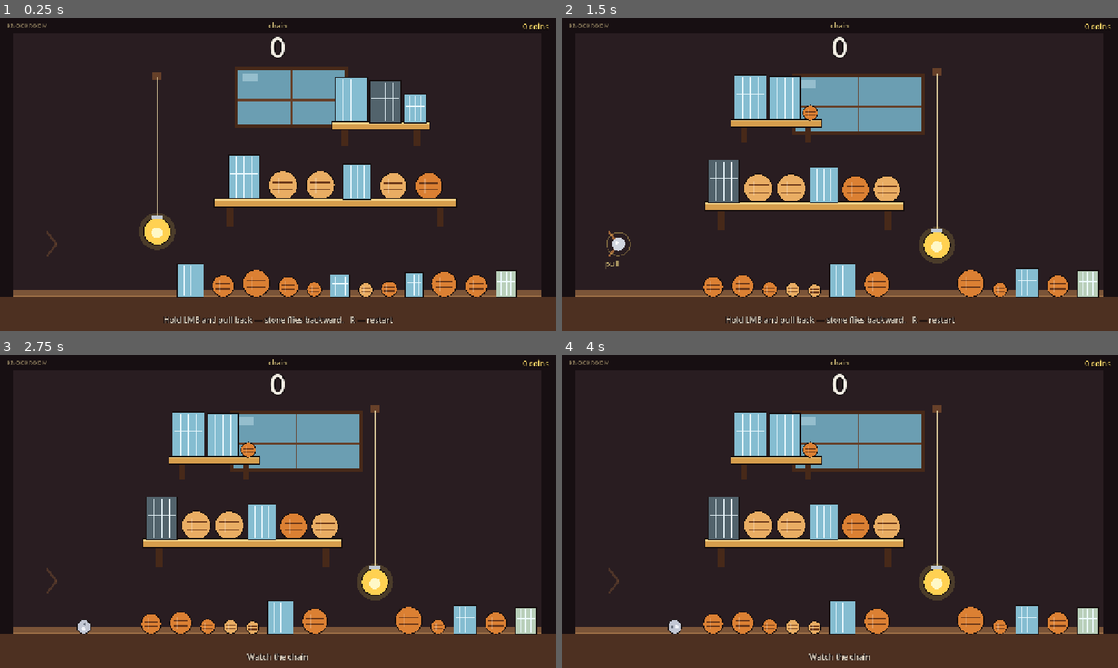
Above: before the commit, frames 1-4 (two rows, left to right).
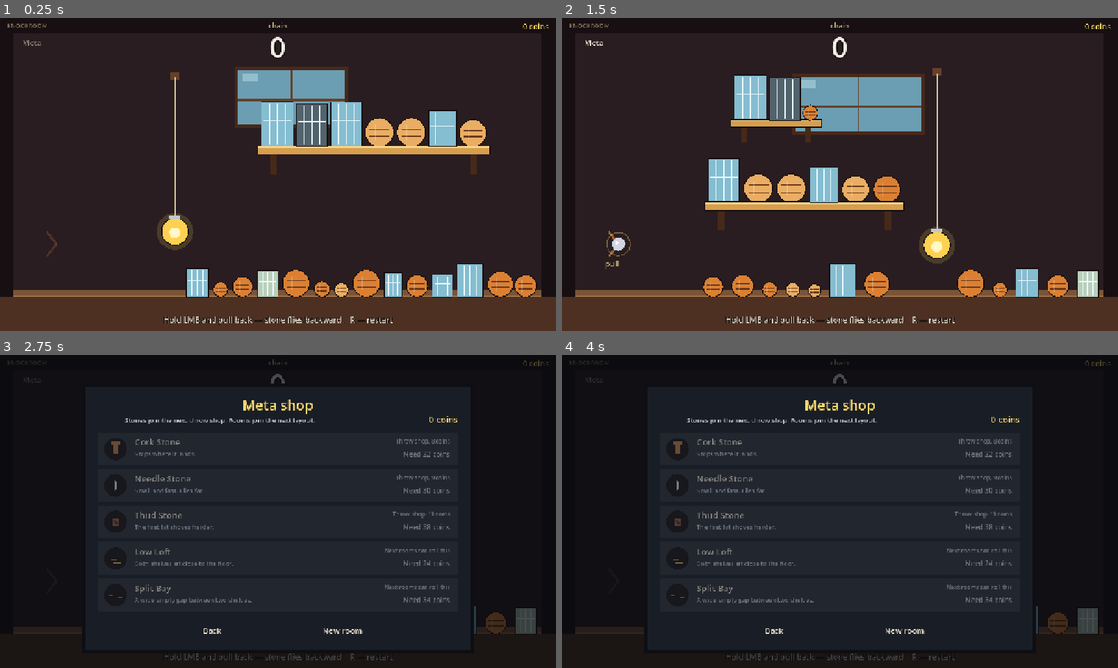
Above: after the commit, the same moments.

Repository: TAbrahamyan/knockroom
Game: Godot game, scene res://scenes/main.tscn
Same seed, same stepped clock (60 frames per second), same inputs: the game is played once before the commit and once after it.
Inputs (mouse positions are in pixels of both pictures, inside the frame that each line leads up to):
- Up to frame 1 (0.25 s): no input
- Up to frame 2 (1.5 s): tap Enter at 0.5 s; move the mouse to (962, 158) at 0.52 s; tap R at 0.6 s; click (962, 158) at 0.67 s; tap Space at 1.25 s; drag from (728, 190) to (812, 237) at 1.27 s
- Up to frame 3 (2.75 s): click (33, 380) at 2 s, where only the run after the commit has a clickable "Meta"
- Up to frame 4 (4 s): click (773, 630) at 2.75 s, where only the run after the commit has a clickable "Back"; click (595, 380) at 3.5 s, where only the run after the commit has a clickable "Meta"

The runs differ from the first frame. In frame 1, 15% of the frame differs, in the area x 4-97%, y 7-90%; in frame 2, 1.9%; in frame 3, 30%; in frame 4, 30%, in the area x 0-100%, y 1-100%.

Commit message:
Add a meta shop for permanent stone and room unlocks
Coins can buy three new throw stones and two shelf layouts that stay saved between sessions. Unlocked stones join the throw shop, and unlocked layouts join the room roll. The single-room loop and the per-throw shop stay in place.

Diff:
--- a/scripts/item_icon.gd
+++ b/scripts/item_icon.gd
@@ -39,6 +39,25 @@
 				center + Vector2(-inner * 0.52, -inner * 0.08),
 			]), tint)
 			canvas.draw_rect(Rect2(center + Vector2(-inner * 0.16, -inner * 0.02), Vector2(inner * 0.32, inner * 0.64)), tint)
+		"cork":
+			canvas.draw_rect(Rect2(center + Vector2(-inner * 0.46, -inner * 0.78), Vector2(inner * 0.92, inner * 0.28)), tint)
+			canvas.draw_rect(Rect2(center + Vector2(-inner * 0.26, -inner * 0.46), Vector2(inner * 0.52, inner * 1.05)), tint)
+		"needle":
+			canvas.draw_colored_polygon(PackedVector2Array([
+				center + Vector2(0.0, -inner * 0.9),
+				center + Vector2(inner * 0.16, inner * 0.15),
+				center + Vector2(0.0, inner * 0.72),
+				center + Vector2(-inner * 0.16, inner * 0.15),
+			]), tint)
+		"thud":
+			canvas.draw_rect(Rect2(center + Vector2(-inner * 0.42, -inner * 0.42), Vector2(inner * 0.84, inner * 0.84)), tint)
+			canvas.draw_line(center + Vector2(-inner * 0.16, -inner * 0.2), center + Vector2(inner * 0.22, inner * 0.18), Color(0.05, 0.03, 0.04), weight)
+		"loft":
+			canvas.draw_rect(Rect2(center + Vector2(-inner * 0.55, inner * 0.05), Vector2(inner * 0.7, inner * 0.16)), tint)
+			canvas.draw_rect(Rect2(center + Vector2(-inner * 0.2, inner * 0.42), Vector2(inner * 0.85, inner * 0.16)), tint)
+		"bay":
+			canvas.draw_rect(Rect2(center + Vector2(-inner * 0.78, -inner * 0.08), Vector2(inner * 0.38, inner * 0.16)), tint)
+			canvas.draw_rect(Rect2(center + Vector2(inner * 0.28, inner * 0.22), Vector2(inner * 0.46, inner * 0.16)), tint)
 		_:
 			canvas.draw_circle(center, inner * 0.62, tint)
 
--- a/scripts/loadout.gd
+++ b/scripts/loadout.gd
@@ -8,6 +8,7 @@
 static var item_tint := Color(1.0, 0.86, 0.42)
 static var money := 0
 static var last_earn := 0
+static var owned: PackedStringArray = PackedStringArray()
 
 ## speed scales the launch. mass scales the stone's 2.5 base.
 ## impact is extra hit speed on the first body. The rest are on-hit effects.
@@ -96,19 +97,113 @@
 		"pop": 108.0,
 		"pop_lift": 260.0,
 	},
+	{
+		"id": "cork_stone",
+		"unlock": "cork_stone",
+		"name": "Cork Stone",
+		"line": "Stops where it lands.",
+		"shape": "cork",
+		"tint": Color(0.73, 0.50, 0.30),
+		"price": 8,
+		"speed": 0.92,
+		"mass": 1.35,
+		"bounce": 0.0,
+		"friction": 0.95,
+	},
+	{
+		"id": "needle_stone",
+		"unlock": "needle_stone",
+		"name": "Needle Stone",
+		"line": "Small and fast. Flies far.",
+		"shape": "needle",
+		"tint": Color(0.86, 0.91, 0.96),
+		"price": 9,
+		"speed": 1.28,
+		"mass": 0.34,
+		"radius": 9.0,
+		"bounce": 0.04,
+		"friction": 0.22,
+	},
+	{
+		"id": "thud_stone",
+		"unlock": "thud_stone",
+		"name": "Thud Stone",
+		"line": "The first hit shoves harder.",
+		"shape": "thud",
+		"tint": Color(0.55, 0.36, 0.28),
+		"price": 10,
+		"speed": 0.86,
+		"mass": 1.45,
+		"bounce": 0.02,
+		"friction": 0.7,
+		"impact": 150.0,
+	},
 ]
+
+## Permanent unlocks. Costs sit above one full clear (11 coins).
+const META: Array = [
+	{
+		"id": "cork_stone",
+		"name": "Cork Stone",
+		"line": "Stops where it lands.",
+		"blurb": "Throw shop, 8 coins",
+		"cost": 22,
+		"shape": "cork",
+		"tint": Color(0.73, 0.50, 0.30),
+	},
+	{
+		"id": "needle_stone",
+		"name": "Needle Stone",
+		"line": "Small and fast. Flies far.",
+		"blurb": "Throw shop, 9 coins",
+		"cost": 30,
+		"shape": "needle",
+		"tint": Color(0.86, 0.91, 0.96),
+	},
+	{
+		"id": "thud_stone",
+		"name": "Thud Stone",
+		"line": "The first hit shoves harder.",
+		"blurb": "Throw shop, 10 coins",
+		"cost": 38,
+		"shape": "thud",
+		"tint": Color(0.55, 0.36, 0.28),
+	},
+	{
+		"id": "low_loft",
+		"name": "Low Loft",
+		"line": "Both shelves sit close to the floor.",
+		"blurb": "Next rooms can roll this",
+		"cost": 24,
+		"shape": "loft",
+		"tint": Color(0.86, 0.72, 0.42),
+	},
+	{
+		"id": "split_bay",
+		"name": "Split Bay",
+		"line": "A wide empty gap between two shelves.",
+		"blurb": "Next rooms can roll this",
+		"cost": 34,
+		"shape": "bay",
+		"tint": Color(0.55, 0.72, 0.84),
+	},
+]
+
+const SAVE_PATH := "user://knockroom.cfg"
 
 
 static func equip(id: String, display_name: String, tint: Color = Color(1.0, 0.86, 0.42)) -> void:
 	item_id = id
 	item_name = display_name
 	item_tint = tint
+	save_game()
 
 
 static func clear_item() -> void:
 	item_id = ""
 	item_name = ""
 	item_tint = Color(1.0, 0.86, 0.42)
+	save_game()
 
 
 static func effect() -> Dictionary:
@@ -178,6 +273,7 @@
 	var pay := payout_for(chain_count)
 	last_earn = pay
 	money += pay
+	save_game()
 	return pay
 
 
@@ -189,4 +285,71 @@
 	if not can_afford(price):
 		return false
 	money -= price
+	save_game()
 	return true
+
+
+static func owns(id: String) -> bool:
+	return owned.has(id)
+
+
+static func throw_pool() -> Array:
+	var pool: Array = []
+	for offer in CATALOG:
+		var item: Dictionary = offer
+		var gate := str(item.get("unlock", ""))
+		if gate == "" or owns(gate):
+			pool.append(item)
+	return pool
+
+
+static func meta_offer(id: String) -> Dictionary:
+	for offer in META:
+		var item: Dictionary = offer
+		if str(item["id"]) == id:
+			return item
+	return {}
+
+
+static func unlock(id: String) -> bool:
+	if owns(id):
+		return false
+	var item := meta_offer(id)
+	if item.is_empty():
+		return false
+	var cost := int(item["cost"])
+	if not can_afford(cost):
+		return false
+	money -= cost
+	owned.append(id)
+	save_game()
+	return true
+
+
+static func save_game() -> void:
+	var cfg := ConfigFile.new()
+	cfg.set_value("purse", "coins", money)
+	cfg.set_value("purse", "item_id", item_id)
+	cfg.set_value("purse", "item_name", item_name)
+	cfg.set_value("purse", "tint", item_tint)
+	cfg.set_value("unlocks", "ids", owned)
+	cfg.save(SAVE_PATH)
+
+
+static func load_game() -> void:
+	var cfg := ConfigFile.new()
+	if cfg.load(SAVE_PATH) != OK:
+		return
+	money = int(cfg.get_value("purse", "coins", 0))
+	item_id = str(cfg.get_value("purse", "item_id", ""))
+	item_name = str(cfg.get_value("purse", "item_name", ""))
+	var tint = cfg.get_value("purse", "tint", Color(1.0, 0.86, 0.42))
+	if tint is Color:
+		item_tint = tint
+	var ids = cfg.get_value("unlocks", "ids", PackedStringArray())
+	owned = PackedStringArray()
+	if ids is PackedStringArray:
+		owned = ids
+	elif ids is Array:
+		for entry in ids:
+			owned.append(str(entry))
--- a/scripts/main.gd
+++ b/scripts/main.gd
@@ -7,6 +7,7 @@
 
 const Loadout := preload("res://scripts/loadout.gd")
 const ShopScript := preload("res://scripts/shop.gd")
+const MetaScript := preload("res://scripts/meta_shop.gd")
 const PROP_SCENE := preload("res://scenes/prop.tscn")
 const PropScript := preload("res://scripts/prop.gd")
 
@@ -38,8 +39,11 @@
 var _shake_cap := 8.0
 var _shaking := false
 var _shop
+var _meta
+var _meta_button: Button
 var _equipped: Label
 var _money: Label
+var layout_name := ""
 
 @onready var thrower: Node2D = $Thrower
 @onready var chain: Node2D = $Chain
@@ -47,18 +51,22 @@
 
 
 func _ready() -> void:
+	Loadout.load_game()
 	$Camera2D.make_current()
 	thrower.stone_launched.connect(_on_stone_launched)
 	thrower.aim_started.connect(_on_aim_started)
 	thrower.aim_ended.connect(_on_aim_ended)
 	chain.set_hint(HINT_READY)
 	_build_shop()
+	_build_meta()
 	_build_equipped()
 	_build_money()
 	_randomize_room()
 
 
 func _input(event: InputEvent) -> void:
+	if _meta != null and _meta.visible:
+		return
 	if event is InputEventKey and event.pressed and not event.echo and event.keycode == KEY_R:
 		_reset()
 	elif event is InputEventMouseButton and event.button_index == MOUSE_BUTTON_LEFT and event.pressed:
@@ -69,6 +77,9 @@
 
 
 func _process(delta: float) -> void:
+	if _meta_button != null:
+		var busy := phase == Phase.WARMUP or phase == Phase.AIMING or phase == Phase.WATCHING
+		_meta_button.disabled = busy or (_meta != null and _meta.visible)
 	if _look > 0.0:
 		_look = maxf(0.0, _look - delta)
 		if _look == 0.0 and phase == Phase.SETTLED and not _shop_open:
@@ -210,6 +221,65 @@
 	add_child(_shop)
 	_shop.picked.connect(_on_shop_picked)
 	_shop.skipped.connect(_on_shop_skipped)
+	_shop.meta_requested.connect(_open_meta)
+
+
+func _build_meta() -> void:
+	_meta = MetaScript.new()
+	_meta.name = "MetaShop"
+	add_child(_meta)
+	_meta.closed.connect(_on_meta_closed)
+	_meta.new_room.connect(_reset)
+	_meta.unlocked.connect(_on_meta_unlocked)
+
+	var button := Button.new()
+	button.name = "MetaButton"
+	button.text = "Meta"
+	button.focus_mode = Control.FOCUS_NONE
+	button.flat = true
+	button.mouse_default_cursor_shape = Control.CURSOR_POINTING_HAND
+	var empty := StyleBoxEmpty.new()
+	button.add_theme_stylebox_override("normal", empty)
+	button.add_theme_stylebox_override("hover", empty)
+	button.add_theme_stylebox_override("pressed", empty)
+	button.add_theme_stylebox_override("focus", empty)
+	button.add_theme_stylebox_override("disabled", empty)
+	button.set_anchors_preset(Control.PRESET_TOP_LEFT)
+	button.offset_left = 16.0
+	button.offset_top = 40.0
+	button.offset_right = 132.0
+	button.offset_bottom = 74.0
+	button.add_theme_font_size_override("font_size", 18)
+	button.add_theme_color_override("font_color", Color(0.95, 0.9, 0.82))
+	button.add_theme_color_override("font_hover_color", Color(1.0, 0.86, 0.42))
+	button.add_theme_color_override("font_pressed_color", Color(1.0, 0.86, 0.42))
+	button.add_theme_color_override("font_disabled_color", Color(0.55, 0.5, 0.46))
+	button.pressed.connect(_open_meta)
+	chain.get_node("UI/Root").add_child(button)
+	_meta_button = button
+
+
+func _open_meta() -> void:
+	if _reloading or _meta == null:
+		return
+	if phase == Phase.WARMUP or phase == Phase.AIMING or phase == Phase.WATCHING:
+		return
+	thrower.aiming = false
+	thrower.can_aim = false
+	_meta.open_shop()
+
+
+func _on_meta_closed() -> void:
+	if _shop_open:
+		thrower.can_aim = false
+		return
+	if phase == Phase.READY:
+		thrower.can_aim = true
+		chain.set_hint(HINT_READY)
+
+
+func _on_meta_unlocked(_id: String) -> void:
+	_refresh_money(true)
 
 
 func _build_equipped() -> void:
@@ -317,23 +387,7 @@
 	high.park_shelf()
 	if extra != null:
 		extra.park_shelf()
-	var roll := randi() % 6
-	if extra == null and (roll == 1 or roll == 4):
-		roll = 0
-	var active: Array = []
-	match roll:
-		0:
-			active = _layout_long(wide)
-		1:
-			active = _layout_sides(high, extra)
-		2:
-			active = _layout_stack(high, wide, true)
-		3:
-			active = _layout_stack(high, wide, false)
-		4:
-			active = _layout_stairs(high, extra, wide)
-		_:
-			active = _layout_balcony(high, wide)
+	var active: Array = _roll_layout(wide, high, extra)
 	_separate_overlapping(active)
 	active.sort_custom(func(a, b): return a.global_position.y < b.global_position.y)
 	var hook := Vector2(640, 140)
@@ -727,6 +781,74 @@
 	upper.set_sweet_spots([spot_x], [18.0])
 
 
+func _roll_layout(wide, high, extra) -> Array:
+	var names: Array = ["long", "sides", "stack_l", "stack_r", "stairs", "balcony"]
+	if Loadout.owns("low_loft"):
+		names.append("low_loft")
+	if Loadout.owns("split_bay"):
+		names.append("split_bay")
+	var pick := str(names[randi() % names.size()])
+	if extra == null and (pick == "sides" or pick == "stairs"):
+		pick = "long"
+	layout_name = pick
+	match pick:
+		"sides":
+			return _layout_sides(high, extra)
+		"stack_l":
+			return _layout_stack(high, wide, true)
+		"stack_r":
+			return _layout_stack(high, wide, false)
+		"stairs":
+			return _layout_stairs(high, extra, wide)
+		"balcony":
+			return _layout_balcony(high, wide)
+		"low_loft":
+			return _layout_low_loft(high, wide)
+		"split_bay":
+			return _layout_split_bay(high, wide)
+		_:
+			return _layout_long(wide)
+
+
+func _layout_low_loft(short, long_shelf) -> Array:
+	# Both planks stay in the lower half, so the drop is short and the floor is close.
+	var lw := randf_range(460.0, 580.0)
+	var sw := randf_range(180.0, 250.0)
+	var ly := randf_range(458.0, 492.0)
+	var hy := randf_range(348.0, 392.0)
+	var max_center := 1210.0 - lw * 0.5
+	var min_center := 430.0 + lw * 0.5
+	if min_center > max_center:
+		min_center = max_center
+	var lx := randf_range(min_center, max_center)
+	var sx := clampf(lx + randf_range(-90.0, 90.0), 340.0 + sw * 0.5, 1180.0 - sw * 0.5)
+	_use_shelf(short, sx, hy, sw)
+	_use_shelf(long_shelf, lx, ly, lw)
+	_keep_stacked(short, long_shelf, 64.0)
+	return [short, long_shelf]
+
+
+func _layout_split_bay(left_shelf, right_shelf) -> Array:
+	# A clear vertical gap in the middle. Nothing bridges the two sides.
+	var w_left := randf_range(170.0, 230.0)
+	var w_right := randf_range(190.0, 270.0)
+	var left_max := 560.0 - w_left * 0.5
+	var left_min := 300.0 + w_left * 0.5
+	if left_min > left_max:
+		left_min = left_max
+	var right_min := 900.0 + w_right * 0.5
+	var right_max := 1200.0 - w_right * 0.5
+	if right_min > right_max:
+		right_min = right_max
+	var x_left := randf_range(left_min, left_max)
+	var x_right := randf_range(right_min, right_max)
+	var y_left := randf_range(240.0, 340.0)
+	var y_right := randf_range(300.0, 430.0)
+	_use_shelf(left_shelf, x_left, y_left, w_left)
+	_use_shelf(right_shelf, x_right, y_right, w_right)
+	return [left_shelf, right_shelf]
+
+
 func _layout_long(wide) -> Array:
 	var w := randf_range(510.0, 640.0)
 	var y := randf_range(286.0, 405.0)
--- /dev/null
+++ b/scripts/meta_shop.gd
@@ -0,0 +1,248 @@
+extends CanvasLayer
+
+## Permanent unlocks. Separate from the three throw-shop cards.
+
+signal closed
+signal new_room
+signal unlocked(item_id: String)
+
+const Loadout := preload("res://scripts/loadout.gd")
+
+const INK := Color(0.05, 0.06, 0.08, 1)
+const PANEL := Color(0.10, 0.12, 0.15, 0.98)
+const ROW := Color(0.16, 0.18, 0.22, 1)
+const ROW_HOVER := Color(0.22, 0.25, 0.30, 1)
+const GOLD := Color(1.0, 0.86, 0.42)
+const CREAM := Color(0.95, 0.9, 0.82)
+const MUTED := Color(0.72, 0.76, 0.82)
+
+var _rows: Array[Button] = []
+var _coins: Label
+
+
+func _ready() -> void:
+	layer = 55
+	visible = false
+	_build_ui()
+
+
+func open_shop() -> void:
+	_refresh()
+	visible = true
+
+
+func _refresh() -> void:
+	_coins.text = Loadout.coins(Loadout.money)
+	for i in _rows.size():
+		_fill_row(_rows[i], Loadout.META[i])
+
+
+func _fill_row(row: Button, offer: Dictionary) -> void:
+	var id := str(offer["id"])
+	var cost := int(offer["cost"])
+	var have := Loadout.owns(id)
+	var afford := Loadout.can_afford(cost)
+	row.set_meta("unlock_id", id)
+	row.disabled = have or not afford
+	row.modulate = Color(1, 1, 1, 0.5) if row.disabled and not have else Color(1, 1, 1, 1)
+	row.get_node("Title").text = str(offer["name"])
+	row.get_node("Line").text = str(offer["line"])
+	row.get_node("Blurb").text = str(offer["blurb"])
+	var take := row.get_node("Take") as Label
+	if have:
+		take.text = "Owned"
+		take.add_theme_color_override("font_color", CREAM)
+	elif afford:
+		take.text = "Unlock  %s" % Loadout.coins(cost)
+		take.add_theme_color_override("font_color", GOLD)
+	else:
+		take.text = "Need %s" % Loadout.coins(cost)
+		take.add_theme_color_override("font_color", MUTED)
+	var glyph = row.get_node("Glyph")
+	glyph.tint = offer["tint"]
+	glyph.shape = str(offer["shape"])
+	glyph.queue_redraw()
+
+
+func _on_row(row: Button) -> void:
+	if not visible or row.disabled:
+		return
+	var id := str(row.get_meta("unlock_id"))
+	if not Loadout.unlock(id):
+		_refresh()
+		return
+	_refresh()
+	unlocked.emit(id)
+
+
+func _on_back() -> void:
+	if not visible:
+		return
+	visible = false
+	closed.emit()
+
+
+func _on_new_room() -> void:
+	if not visible:
+		return
+	visible = false
+	new_room.emit()
+
+
+func _build_ui() -> void:
+	var root := Control.new()
+	root.name = "Root"
+	root.set_anchors_preset(Control.PRESET_FULL_RECT)
+	root.mouse_filter = Control.MOUSE_FILTER_STOP
+	add_child(root)
+
+	var dim := ColorRect.new()
+	dim.set_anchors_preset(Control.PRESET_FULL_RECT)
+	dim.color = Color(0.03, 0.04, 0.06, 0.72)
+	dim.mouse_filter = Control.MOUSE_FILTER_STOP
+	root.add_child(dim)
+
+	var frame := ColorRect.new()
+	frame.mouse_filter = Control.MOUSE_FILTER_IGNORE
+	_center(frame, 900, 620, 16.0)
+	frame.color = INK
+	root.add_child(frame)
+
+	var panel := Control.new()
+	panel.name = "Panel"
+	panel.mouse_filter = Control.MOUSE_FILTER_IGNORE
+	_center(panel, 884, 604, 16.0)
+	root.add_child(panel)
+
+	var wash := ColorRect.new()
+	wash.set_anchors_preset(Control.PRESET_FULL_RECT)
+	wash.color = PANEL
+	wash.mouse_filter = Control.MOUSE_FILTER_IGNORE
+	panel.add_child(wash)
+
+	panel.add_child(_label("Meta shop", 32, GOLD, Vector2(28, 18), Vector2(828, 42)))
+	panel.add_child(_label("Stones join the next throw shop. Rooms join the next layout.", 15, MUTED, Vector2(28, 62), Vector2(560, 28)))
+
+	_coins = _label("0 coins", 20, GOLD, Vector2(600, 58), Vector2(256, 32))
+	_coins.horizontal_alignment = HORIZONTAL_ALIGNMENT_RIGHT
+	panel.add_child(_coins)
+
+	for i in Loadout.META.size():
+		var row := _row(i)
+		panel.add_child(row)
+		_rows.append(row)
+
+	var back := _text_button("Back")
+	back.position = Vector2(180, 540)
+	back.pressed.connect(_on_back)
+	panel.add_child(back)
+
+	var fresh := _text_button("New room")
+	fresh.position = Vector2(480, 540)
+	fresh.pressed.connect(_on_new_room)
+	panel.add_child(fresh)
+
+
+func _row(index: int) -> Button:
+	var button := Button.new()
+	button.focus_mode = Control.FOCUS_NONE
+	button.mouse_default_cursor_shape = Control.CURSOR_POINTING_HAND
+	var normal := StyleBoxFlat.new()
+	normal.bg_color = ROW
+	var hover := StyleBoxFlat.new()
+	hover.bg_color = ROW_HOVER
+	var down := StyleBoxFlat.new()
+	down.bg_color = ROW_HOVER
+	button.add_theme_stylebox_override("normal", normal)
+	button.add_theme_stylebox_override("hover", hover)
+	button.add_theme_stylebox_override("pressed", down)
+	button.add_theme_stylebox_override("disabled", normal)
+	button.add_theme_stylebox_override("focus", normal)
+	button.position = Vector2(28, 104 + index * 84)
+	button.size = Vector2(828, 76)
+
+	var glyph := Glyph.new()
+	glyph.name = "Glyph"
+	glyph.mouse_filter = Control.MOUSE_FILTER_IGNORE
+	glyph.position = Vector2(12, 10)
+	glyph.size = Vector2(56, 56)
+	button.add_child(glyph)
+
+	var title := _label("", 20, CREAM, Vector2(84, 8), Vector2(460, 28))
+	title.name = "Title"
+	title.horizontal_alignment = HORIZONTAL_ALIGNMENT_LEFT
+	button.add_child(title)
+
+	var line := _label("", 14, MUTED, Vector2(84, 36), Vector2(460, 28))
+	line.name = "Line"
+	line.horizontal_alignment = HORIZONTAL_ALIGNMENT_LEFT
+	button.add_child(line)
+
+	var blurb := _label("", 13, MUTED, Vector2(520, 8), Vector2(290, 24))
+	blurb.name = "Blurb"
+	blurb.horizontal_alignment = HORIZONTAL_ALIGNMENT_RIGHT
+	button.add_child(blurb)
+
+	var take := _label("", 16, GOLD, Vector2(520, 36), Vector2(290, 28))
+	take.name = "Take"
+	take.horizontal_alignment = HORIZONTAL_ALIGNMENT_RIGHT
+	button.add_child(take)
+
+	button.pressed.connect(_on_row.bind(button))
+	return button
+
+
+func _text_button(text: String) -> Button:
+	var button := Button.new()
+	button.text = text
+	button.focus_mode = Control.FOCUS_NONE
+	button.flat = true
+	button.mouse_default_cursor_shape = Control.CURSOR_POINTING_HAND
+	var empty := StyleBoxEmpty.new()
+	button.add_theme_stylebox_override("normal", empty)
+	button.add_theme_stylebox_override("hover", empty)
+	button.add_theme_stylebox_override("pressed", empty)
+	button.add_theme_stylebox_override("focus", empty)
+	button.size = Vector2(220, 40)
+	button.add_theme_font_size_override("font_size", 18)
+	button.add_theme_color_override("font_color", CREAM)
+	button.add_theme_color_override("font_hover_color", GOLD)
+	button.add_theme_color_override("font_pressed_color", GOLD)
+	return button
+
+
+func _label(text: String, size: int, color: Color, pos: Vector2, box: Vector2) -> Label:
+	var label := Label.new()
+	label.text = text
+	label.mouse_filter = Control.MOUSE_FILTER_IGNORE
+	label.position = pos
+	label.size = box
+	label.horizontal_alignment = HORIZONTAL_ALIGNMENT_CENTER
+	label.vertical_alignment = VERTICAL_ALIGNMENT_CENTER
+	label.add_theme_font_size_override("font_size", size)
+	label.add_theme_color_override("font_color", color)
+	return label
+
+
+func _center(node: Control, width: float, height: float, y_bias: float) -> void:
+	node.anchor_left = 0.5
+	node.anchor_top = 0.5
+	node.anchor_right = 0.5
+	node.anchor_bottom = 0.5
+	node.offset_left = -width * 0.5
+	node.offset_top = -height * 0.5 + y_bias
+	node.offset_right = width * 0.5
+	node.offset_bottom = height * 0.5 + y_bias
+	node.grow_horizontal = Control.GROW_DIRECTION_BOTH
+	node.grow_vertical = Control.GROW_DIRECTION_BOTH
+
+
+class Glyph extends Control:
+	const ItemIcon := preload("res://scripts/item_icon.gd")
+	var tint := Color(0.8, 0.8, 0.8)
+	var shape := "stone"
+
+	func _draw() -> void:
+		var center := size * 0.5
+		var radius := minf(size.x, size.y) * 0.46
+		ItemIcon.draw(self, center, radius, shape, tint)
--- a/scripts/shop.gd
+++ b/scripts/shop.gd
@@ -5,6 +5,7 @@
 
 signal picked(item_id: String, item_name: String, item_tint: Color)
 signal skipped
+signal meta_requested
 
 const Loadout := preload("res://scripts/loadout.gd")
 
@@ -26,7 +27,7 @@
 
 
 func show_offers() -> void:
-	var pool: Array = Loadout.CATALOG.duplicate()
+	var pool: Array = Loadout.throw_pool()
 	pool.shuffle()
 	for i in _cards.size():
 		_fill_card(_cards[i], pool[i])
@@ -84,6 +85,12 @@
 	skipped.emit()
 
 
+func _on_meta() -> void:
+	if not visible:
+		return
+	meta_requested.emit()
+
+
 func _build_ui() -> void:
 	var root := Control.new()
 	root.name = "Root"
@@ -136,7 +143,7 @@
 	skip.flat = true
 	skip.mouse_default_cursor_shape = Control.CURSOR_POINTING_HAND
 	_clear_button(skip)
-	skip.position = Vector2(310, 392)
+	skip.position = Vector2(150, 392)
 	skip.size = Vector2(200, 40)
 	skip.add_theme_font_size_override("font_size", 18)
 	skip.add_theme_color_override("font_color", CREAM)
@@ -144,6 +151,22 @@
 	skip.add_theme_color_override("font_pressed_color", GOLD)
 	skip.pressed.connect(_on_skip)
 	panel.add_child(skip)
+
+	var meta := Button.new()
+	meta.name = "Meta"
+	meta.text = "Meta shop"
+	meta.focus_mode = Control.FOCUS_NONE
+	meta.flat = true
+	meta.mouse_default_cursor_shape = Control.CURSOR_POINTING_HAND
+	_clear_button(meta)
+	meta.position = Vector2(470, 392)
+	meta.size = Vector2(220, 40)
+	meta.add_theme_font_size_override("font_size", 18)
+	meta.add_theme_color_override("font_color", CREAM)
+	meta.add_theme_color_override("font_hover_color", GOLD)
+	meta.add_theme_color_override("font_pressed_color", GOLD)
+	meta.pressed.connect(_on_meta)
+	panel.add_child(meta)
 
 
 func _card(slot: int) -> Button:
--- a/scripts/thrower.gd
+++ b/scripts/thrower.gd
@@ -25,7 +25,7 @@
 	queue_redraw()
 
 
-func _input(event: InputEvent) -> void:
+func _unhandled_input(event: InputEvent) -> void:
 	if flying:
 		return
 	if event is InputEventMouseButton and event.button_index == MOUSE_BUTTON_LEFT:
Not shown, added: scripts/meta_shop.gd.uid
